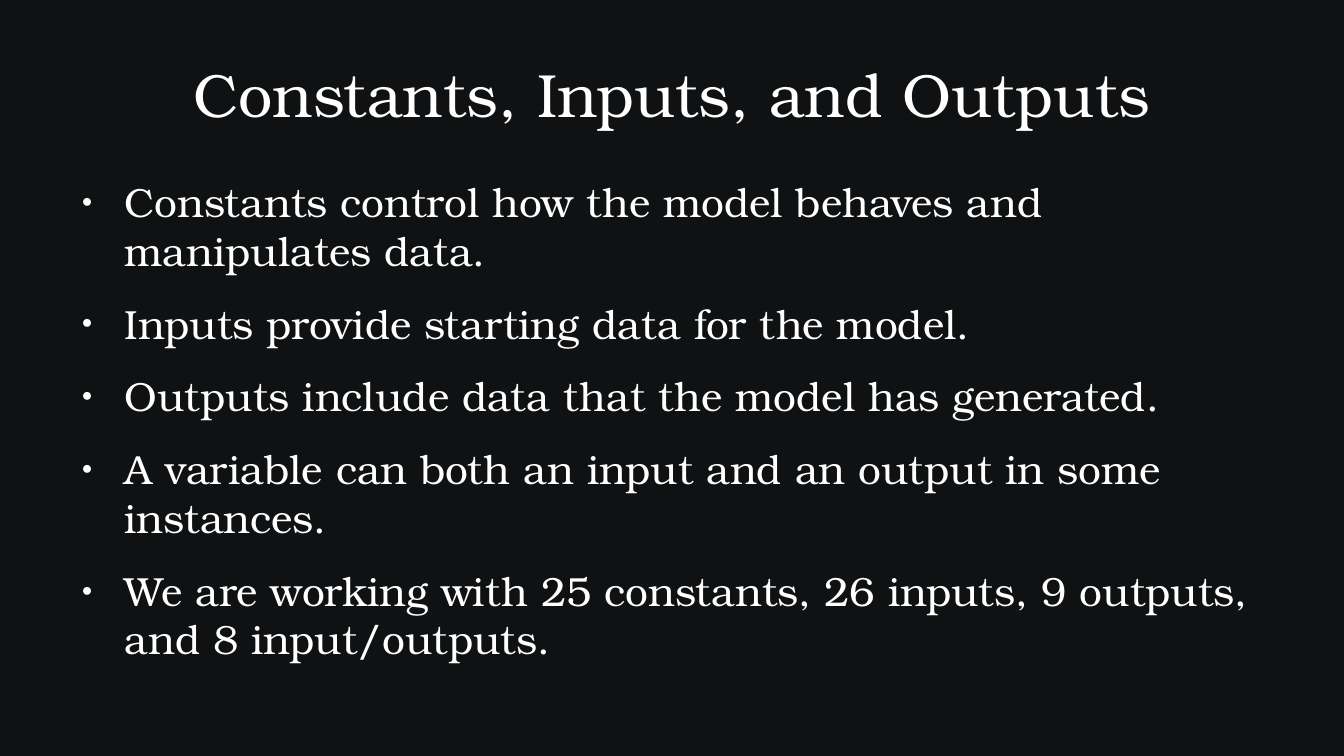
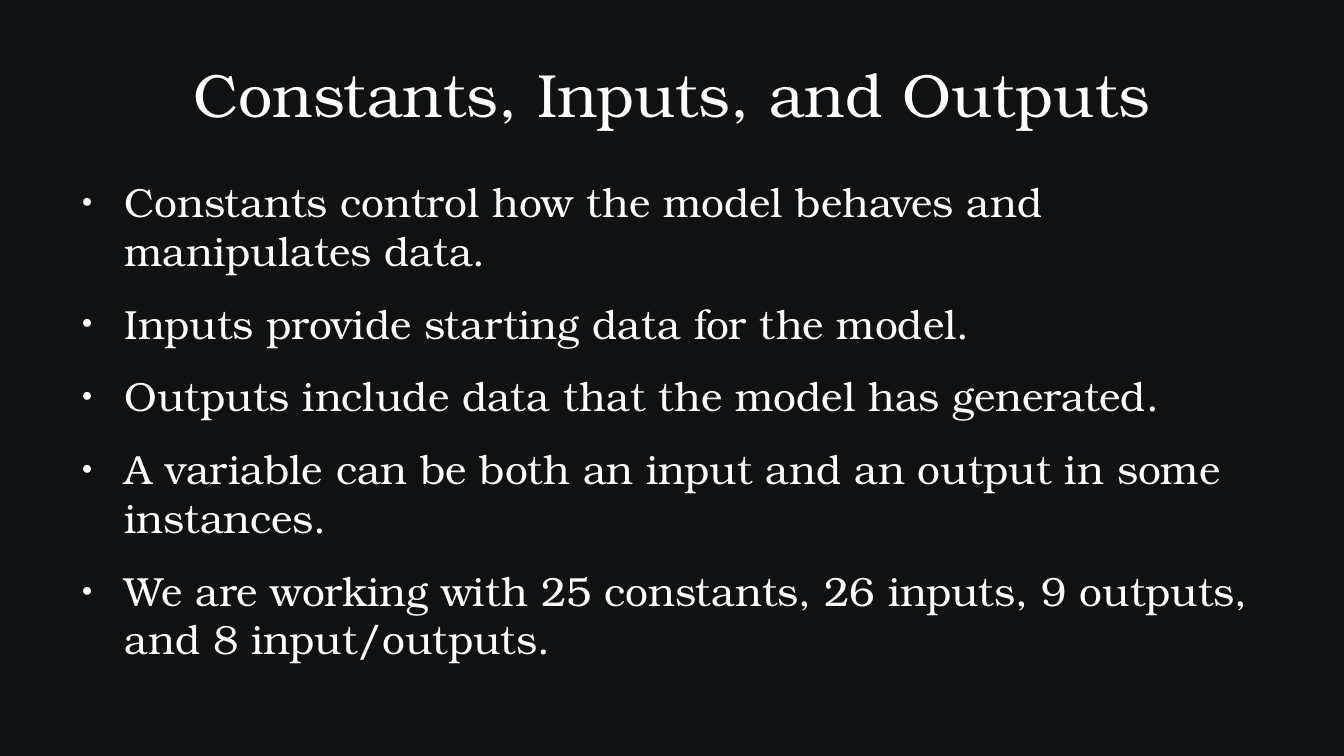
Before and after one commit to SamAllen06/lake_temp_work, a slide deck: slide 5 of documentation/for_collaborators/TestingSoftwareOverview.odp. Drawn at 1344x756 pixels with LibreOffice and Linux fonts; fonts in the diff are those of the drawing. Boxes give left, top, right and bottom in pixels: in the first picture for what was removed or moved away, otherwise in the second. Text is boxed around its words. In the diff, an @@ line names an element or a change of style, - is before the commit and + after.

```diff
--- a/documentation/for_collaborators/TestingSoftwareOverview.odp
+++ b/documentation/for_collaborators/TestingSoftwareOverview.odp
@@ text at bbox=[125, 455, 1220, 534]: text changed @@
-● A variable can both an input and an output in some instances.
+● A variable can be both an input and an output in some instances.
```
Also in this commit, not shown: 2 other slides changed.
